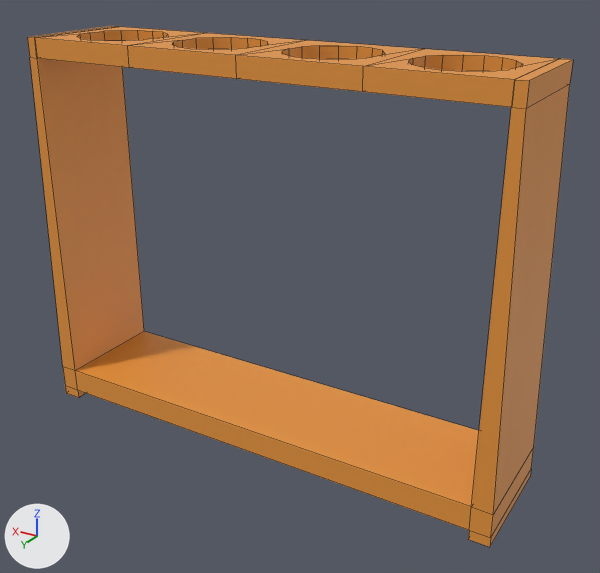
The FBX model Assets/Art/3D Models/vialLargeHolder.fbx as it was, and as the next commit left it.
The view is the same before and after, from a 50 mm lens placed at (-0.171, 0.267, 0.206), pointed at (-0.01, -0.001, 0.072). The axes (+X, +Y, +Z) are drawn at lower left. The lights are the same throughout. Mesh edges are drawn as thin lines. Where no turn or scale is listed for an object, it has been applied to the vertices.

Before the edit, the objects in view are built like this:
```python
me_cube_013 = bpy.data.meshes.new('Cube.013')
me_cube_013.from_pydata(...)  # 188 vertices, 128 faces; spans x -0.106..0.106, y -0.025..0.025, z 0.0..0.166
me_cube_013.materials.append(mat_m_largevialholder_orange)  # orange #e7963d
ob_vial_large_holder = bpy.data.objects.new('Vial Large Holder', me_cube_013)
ob_vial_large_holder.location = (0.0, 0.0, 0.0)
```
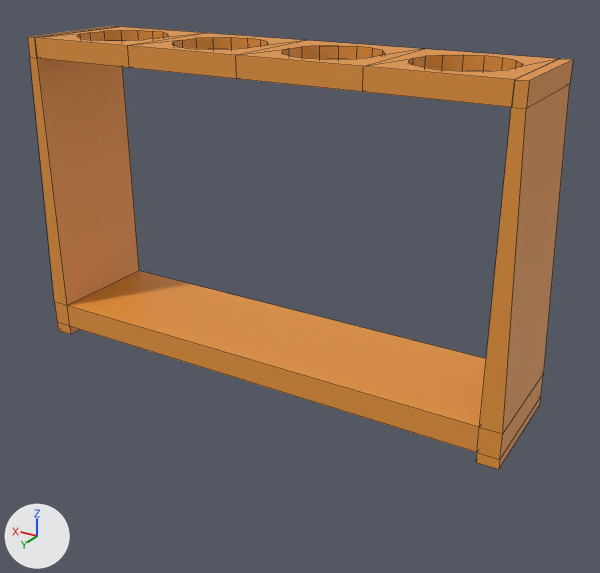
The newer file is also turned or shifted as a whole; pictures and numbers use the older file's frame.

Location of each change, (x1, y1, x2, y2) in pixels of the pictures (600 x 573 px; the box of a moved part takes in the faces that stretch with it):
'Vial Large Holder', reshaped (15% shorter)
    before: (27, 26, 573, 547)
    after: (27, 26, 573, 470)
part 1 of me_cube_013, moved or reshaped
    before: (32, 81, 568, 547)
    after: (32, 81, 568, 470)

The edits, one by one:
me_cube_013 has 188 vertices, 128 faces and spans x -0.106..0.106, y -0.025..0.025, z 0.0..0.166.
me_cube_013 is used by ob_vial_large_holder; location (0.0, 0.0, 0.0).
me_cube_013 part 1: all 24 vertices in x -0.106..0.106, y -0.025..0.025, z 0.0..0.014 are moved by (0.0, 0.0, 0.034).
